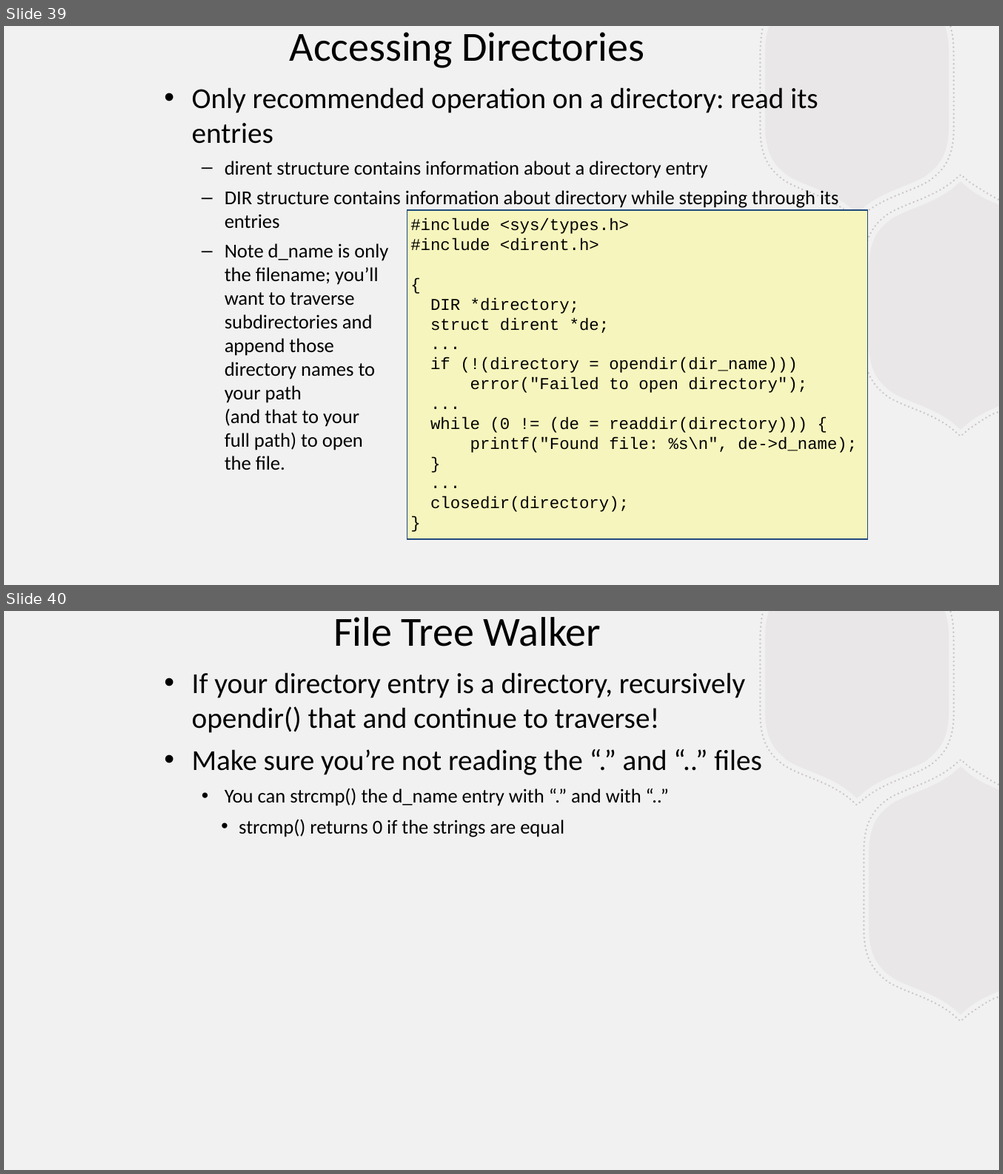
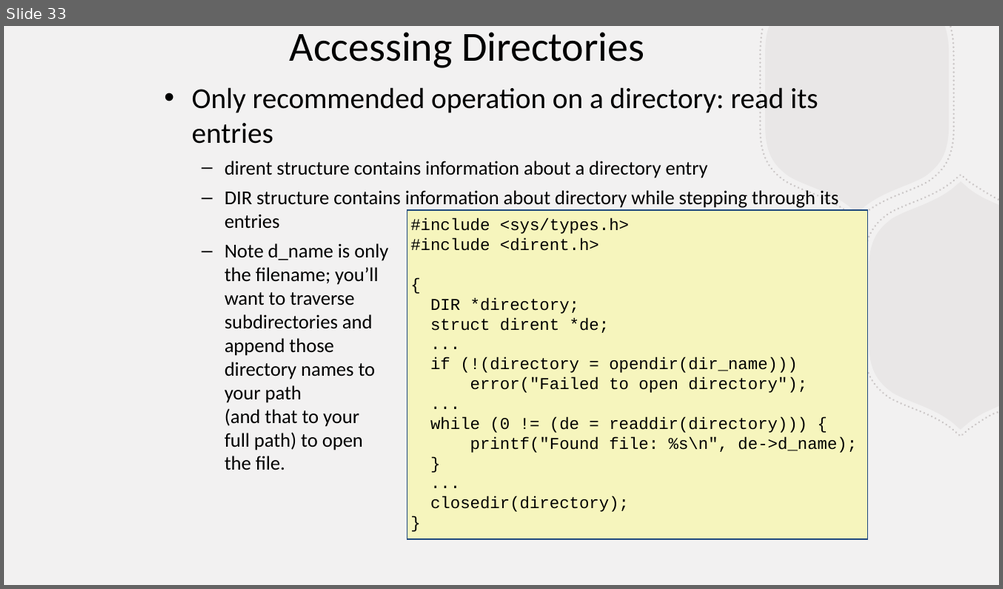
Before and after one commit to BillJr99/Ursinus-CS376, a slide deck: files/lectures/fileio.pptx. Shown one above the other, each under a label of ours: slides 39 and 40 before the commit, slide 33 after it. The pictures are 1003x1174 and 1003x589 pixels, drawn with LibreOffice and Linux fonts; fonts in the diff are those of the drawing. Boxes give left, top, right and bottom in pixels: in the first picture for what was removed or moved away, otherwise in the second. Text is boxed around its words. In the diff, an @@ line names an element or a change of style, - is before the commit and + after.

```diff
--- a/files/lectures/fileio.pptx
+++ b/files/lectures/fileio.pptx
@@ slide 40 removed at <box>4,611,999,1170</box>, background #F2F1F1; not listed: 4 template elements that a slide beside it also shows @@
@@ text removed at <box>333,617,600,647</box> @@
-File Tree Walker
@@ text removed at <box>192,672,761,837</box> @@
-• If your directory entry is a directory, recursively opendir() that and continue to traverse!
-• Make sure you’re not reading the “.” and “..” files
-  • You can strcmp() the d_name entry with “.” and with “..”
-    • strcmp() returns 0 if the strings are equal
@@ what was slide 39 is now slide 33 @@
```
Also in this commit, not shown: 8 other slides removed, 1 other file.
